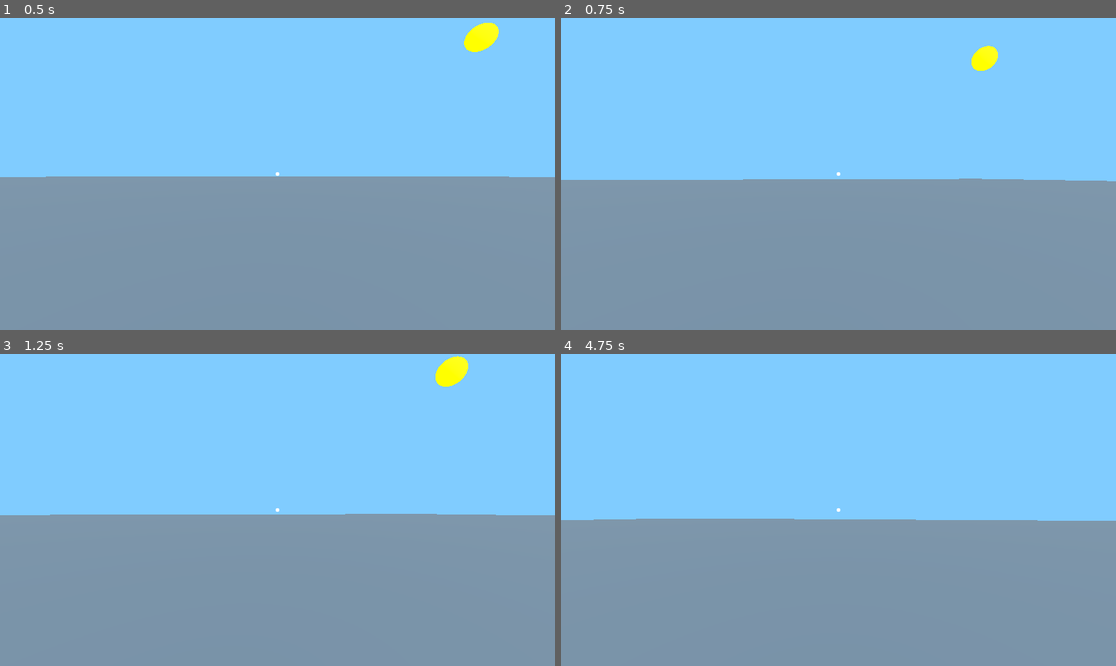
Above: before the commit, frames 1-4 (two rows, left to right).
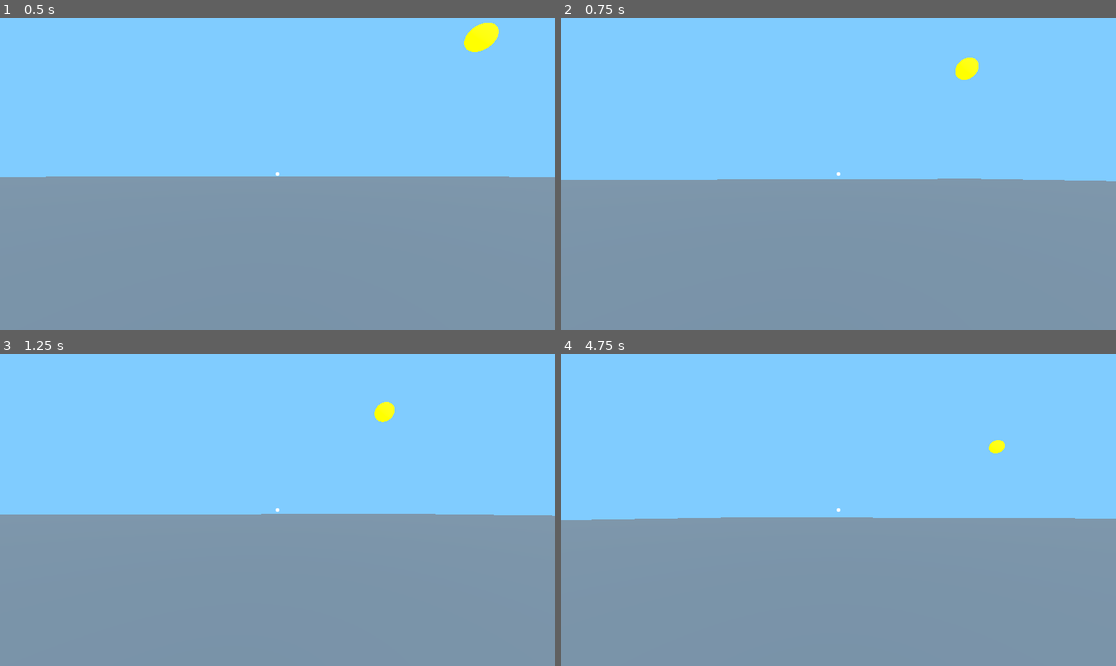
Above: after the commit, the same moments.

Repository: Beldangi-fax-Machine/Molde
Game: Godot game, scene res://scenes/Main.tscn
Two runs of this game, one before a commit and one after it. Both use one fixed random seed, a clock stepped at 60 frames per second and the inputs below.
Inputs (mouse positions are in pixels of both pictures, inside the frame that each line leads up to):
- Up to frame 1 (0.5 s): no input
- Up to frame 2 (0.75 s): tap Enter (ui_accept) at 0.5 s; move the mouse to (866, 174) at 0.52 s; hold Up (ui_up) from 0.53 s (still down)
- Up to frame 3 (1.25 s): keep holding Up (ui_up); tap Enter (ui_accept) at 0.77 s
- Up to frame 4 (4.75 s): keep holding Up (ui_up); move the mouse to (810, 510) at 1.27 s; tap Enter (ui_accept) at 1.52, 2.75, 3.02, 3.5, 3.77, 4.52 s; move the mouse to (849, 503) at 2.02 s; move the mouse to (832, 516) at 2.77 s; move the mouse to (877, 513) at 3.52 s; move the mouse to (794, 506) at 4.27 s

Frame 1 is identical in both runs. In frame 2, 0.5% of the frame differs, in the area x 28-99%, y 8-53%; in frame 3, 0.7%, in the area x 0-100%, y 0-52%; in frame 4, 0.6%.

Commit message:
Make player movement camera-relative - forward is where camera is facing

Diff:
--- a/scripts/player.gd
+++ b/scripts/player.gd
@@ -81,7 +81,16 @@
 	if Input.is_action_pressed("ui_up") or Input.is_key_pressed(KEY_W):
 		input_z = -1.0
 
-	move_input = Vector3(input_x, 0, input_z).normalized()
+	# Make movement relative to camera direction
+	if input_x != 0.0 or input_z != 0.0:
+		# Get forward and right vectors based on camera's horizontal rotation
+		var forward = Vector3(sin(camera_rot.y), 0, -cos(camera_rot.y))
+		var right = Vector3(cos(camera_rot.y), 0, sin(camera_rot.y))
+
+		# Calculate movement direction relative to camera
+		move_input = (forward * input_z + right * input_x).normalized()
+	else:
+		move_input = Vector3.ZERO
 
 	if not is_on_floor():
 		velocity.y -= gravity * delta
